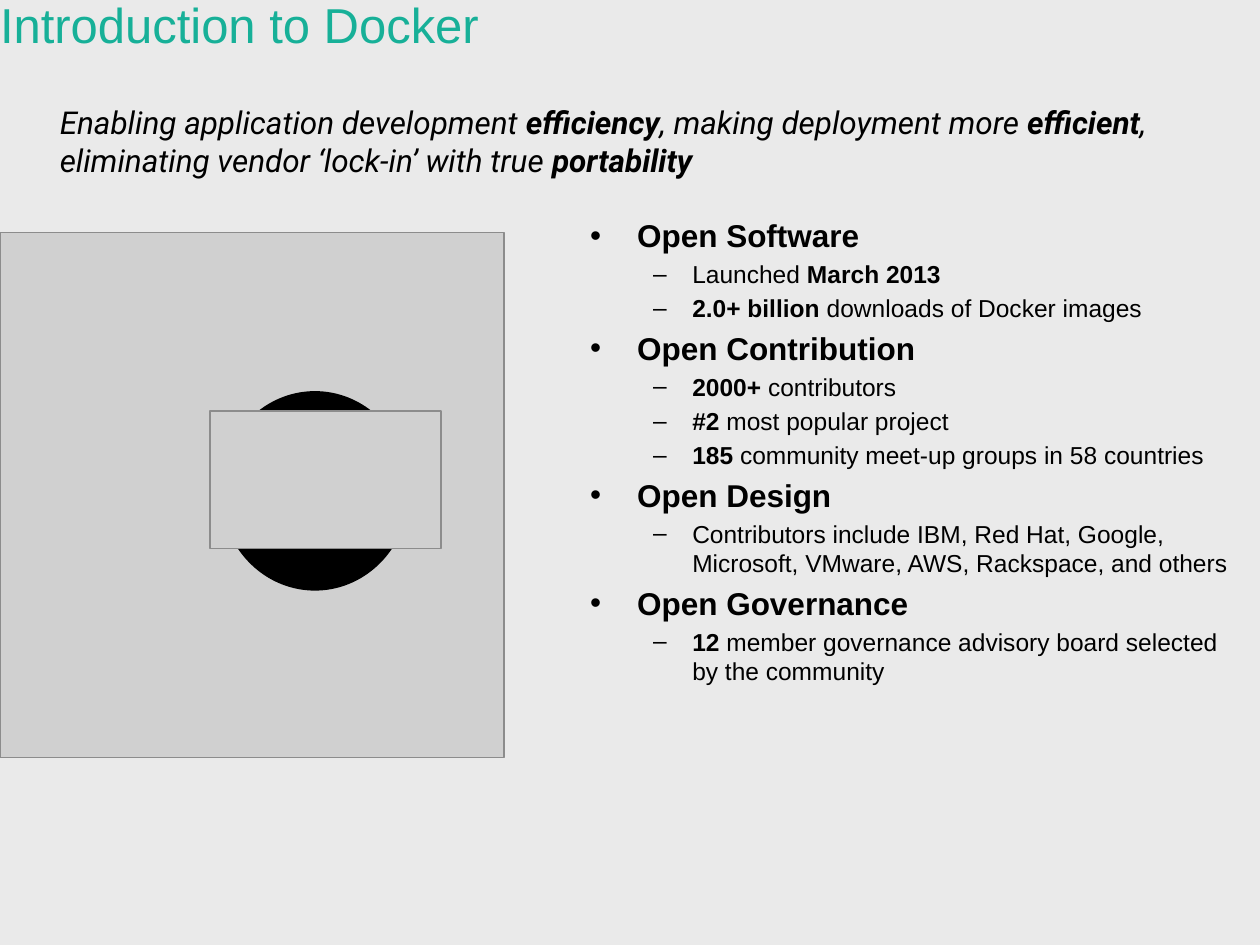
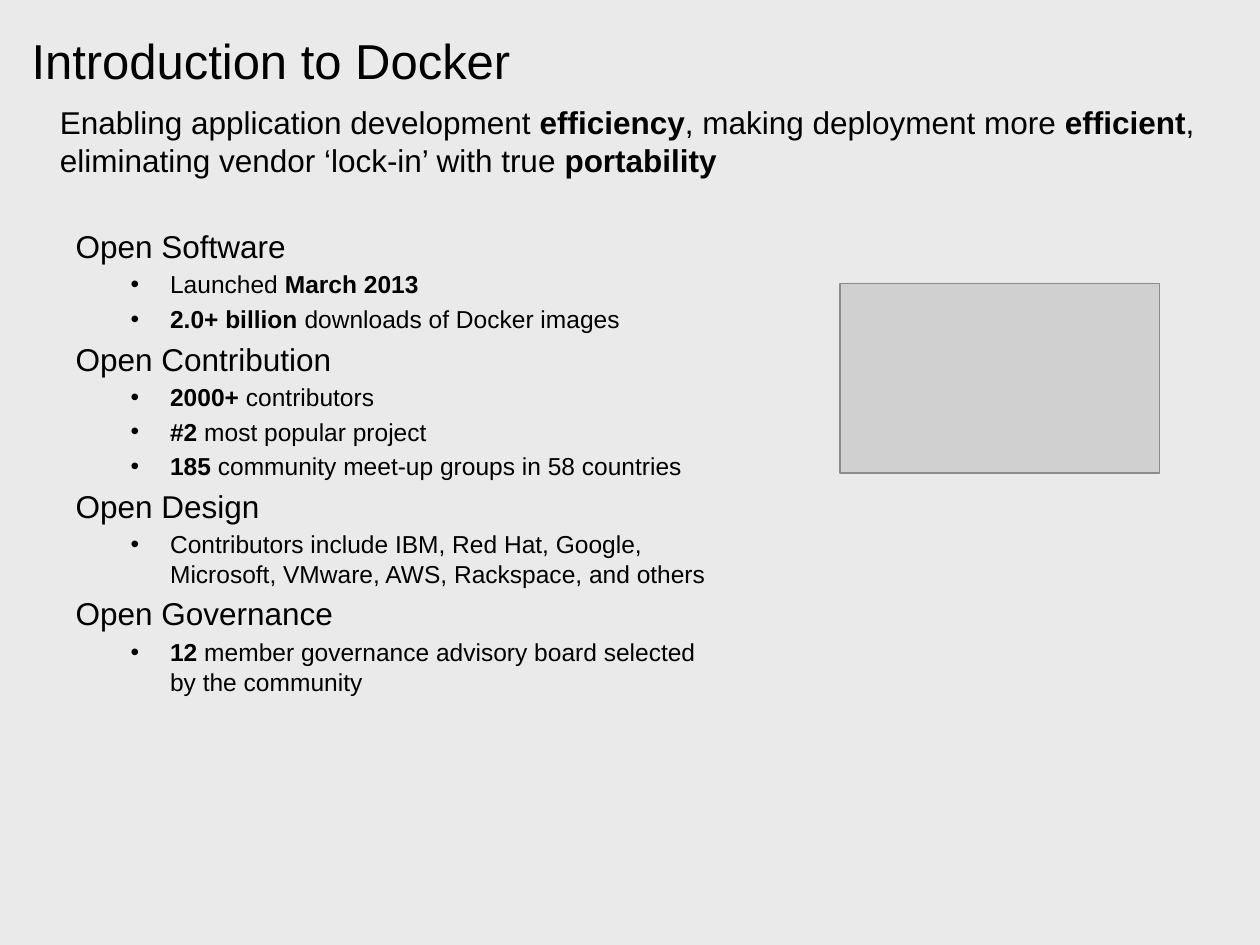
Before and after one commit to patrocinio/cloud-private-bootcamp, a slide deck: slide 10 of Units_development/Containers and Docker_AWG.pptx (slide 5 before the commit). Drawn at 1260x945 pixels with LibreOffice and Linux fonts; fonts in the diff are those of the drawing; grey boxes stand for pictures. Boxes give left, top, right and bottom in pixels: in the first picture for what was removed or moved away, otherwise in the second. Text is boxed around its words. In the diff, an @@ line names an element or a change of style, - is before the commit and + after.

```diff
--- a/Units_development/Containers and Docker_AWG.pptx
+++ b/Units_development/Containers and Docker_AWG.pptx
@@ title "Introduction to Docker": place and size @@
-title "Introduction to Docker" at box(0, 7, 479, 44)
+title "Introduction to Docker" at box(32, 43, 510, 80)
@@ title "Introduction to Docker" at box(32, 43, 510, 80): text colour #17B098 to #000000 @@
@@ text "Enabling application development efficiency, making ..." at box(60, 111, 1195, 178): font Roboto to Arial, italic off @@
@@ picture removed at box(0, 233, 504, 759) @@
@@ text "Open Software": place and size @@
-text "Open Software" at box(637, 224, 1227, 685)
+text "Open Software" at box(76, 235, 705, 696)
@@ text "Open Software" at box(76, 235, 705, 696): bold off in "Open Software", "Open Contribution", "Open Design", "Open Governance"; bullet • to none; bullet – to • @@
@@ picture: place and size @@
-picture at box(210, 411, 441, 548)
+picture at box(840, 284, 1160, 474)
@@ ellipse removed at box(220, 391, 410, 590) @@
```
Also in this commit, not shown: 9 other slides changed, 5 slides added, 2 slides removed.
